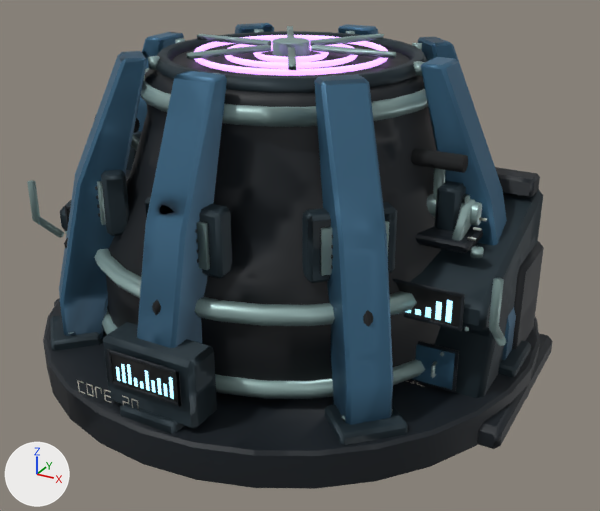
One commit to the glTF model public/assets/p11/reactor/reactor.glb: the scene before it, then after it.
Rendered twice from a 50 mm camera at (3.35, -5.94, 3.8) aimed at (0.16, -0.14, 0.9). The axes (+X, +Y, +Z) are drawn at lower left. The lights are the same throughout. The older version comes first. Where no turn or scale is listed for an object, it has been applied to the vertices. Vertices at exactly the same position are counted once.

The first picture shows 'manual-authorisation-dais--e9-body', 'manual-authorisation-dais--e9-dark', 'manual-authorisation-dais--e9-trim', 'manual-authorisation-dais--p11-rubber', 'manual-authorisation-dais--p11-tint', 'manual-authorisation-dais--p11-tint-metal', 'reactor-crown--e9-body', 'reactor-crown--e9-dark', 'reactor-crown--e9-trim', 'reactor-crown--e9-violet', 'reactor-crown--p11-tint', 'reactor-crown--p11-tint-metal' and 4 more.
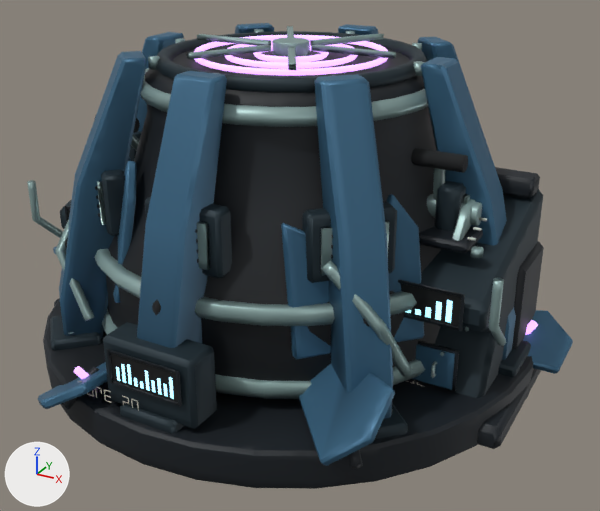
Changed parts and their boxes (x1, y1, x2, y2) in the pictures (600 x 511 px):
'reactor-crown--e9-dark', reshaped
    before: (43, 43, 540, 489)
    after: (43, 43, 534, 489)
'reactor-crown--p11-tint-metal', reshaped (17% wider, 10% taller)
    before: (59, 23, 516, 425)
    after: (38, 23, 573, 466)
'reactor-crown--e9-trim', reshaped
    before: (68, 26, 470, 420)
    after: (55, 26, 470, 411)
part 1 of me_flange_001, surface changed
    both: (27, 169, 506, 378)
part 2 of me_cartridge_cooling_slot_001, added
    after: (61, 367, 100, 410)
part 3 of me_cartridge_cooling_slot_001, surface changed
    both: (51, 43, 534, 469)
part 4 of me_cartridge_cooling_slot_001, recoloured
    both: (56, 148, 534, 469)
part 5 of me_aperture_safety_rib_001, added
    after: (55, 219, 94, 321)
part 6 of me_aperture_safety_rib_001, added
    after: (321, 260, 412, 378)
part 7 of me_aperture_safety_rib_001, surface changed
    before: (68, 27, 470, 420)
    after: (68, 27, 470, 399)
part 8 of me_aperture_safety_rib_001, recoloured
    before: (94, 181, 419, 420)
    after: (94, 181, 419, 399)
part 9 of me_induction_winding_001, added
    after: (525, 320, 538, 335)
part 10 of me_induction_winding_001, added
    after: (74, 366, 89, 379)
part 11 of me_structural_quadrant_001, added
    after: (38, 157, 137, 409)
part 12 of me_structural_quadrant_001, added (blue)
    after: (281, 194, 573, 466)
part 13 of me_structural_quadrant_001, surface changed
    both: (61, 23, 515, 419)

The change in detail:
me_flange_001 has 1068 vertices, 1852 faces and spans x -2.13..2.13, y -0.99..0.19, z 0.35..2.01.
me_flange_001 is used by ob_manual_authorisation_dais__e9_trim; location (0.0, 0.0, 0.0).
me_flange_001 part 1: 1844 kept faces spanning x -2.13..2.13, y -0.99..0.19, z 0.35..2.01 get new texture (UV) coordinates.
me_cartridge_cooling_slot_001 is used by ob_reactor_crown__e9_dark; location (0.0, 0.0, 0.0).
me_cartridge_cooling_slot_001 had 832 vertices, 1508 faces and spanned x -2.2..2.2, y -2.2..2.2, z 0.0..2.55.
me_cartridge_cooling_slot_001 now has 940 vertices, 1700 faces and spans x -2.27..2.27, y -2.2..2.2, z 0.0..2.55.
me_cartridge_cooling_slot_001 part 2: a new loose piece of 18 vertices spanning x -0.81..-0.53, y -2.17..-1.57, z 0.12..0.46, in mat_e9_dark.
me_cartridge_cooling_slot_001 part 3: 1506 kept faces spanning x -2.2..2.2, y -2.2..2.2, z 0.0..2.55 get new texture (UV) coordinates.
me_cartridge_cooling_slot_001 part 4: 193 kept faces spanning x -2.2..2.2, y -2.17..2.17, z 0.03..2.15 get new vertex colours.
Other edits to the shape of me_cartridge_cooling_slot_001 do not show in these pictures.
me_aperture_safety_rib_001 is used by ob_reactor_crown__e9_trim; location (0.0, 0.0, 0.0).
me_aperture_safety_rib_001 had 1776 vertices, 3332 faces and spanned x -1.99..1.99, y -1.99..1.99, z 0.42..2.7.
me_aperture_safety_rib_001 now has 2118 vertices, 3956 faces and spans x -2.14..2.14, y -2.05..2.05, z 0.11..2.7.
me_aperture_safety_rib_001 part 5: 114 vertices added at x -2.14..-0.48, y -2.05..-0.2, z 0.11..1.53.
me_aperture_safety_rib_001 part 6: 66 vertices added at x 1.01..1.57, y -1.67..-0.97, z 0.11..1.53.
me_aperture_safety_rib_001 part 7: 3318 kept faces spanning x -1.99..1.99, y -1.99..1.99, z 0.42..2.7 get new texture (UV) coordinates.
me_aperture_safety_rib_001 part 8: 635 kept faces spanning x -1.99..1.73, y -1.73..1.69, z 0.42..1.8 get new vertex colours.
Other edits to the shape of me_aperture_safety_rib_001 do not show in these pictures.
me_induction_winding_001 is used by ob_reactor_crown__e9_violet; location (0.0, 0.0, 0.0).
me_induction_winding_001 had 480 vertices, 960 faces and spanned x -0.79..0.79, y -0.79..0.79, z 2.58..2.62.
me_induction_winding_001 now has 588 vertices, 1152 faces and spans x -1.41..2.13, y -2.04..1.66, z 0.15..2.62.
me_induction_winding_001 part 9: a new loose piece of 18 vertices spanning x 1.74..2.13, y 0.28..0.42, z 0.15..0.52, in mat_e9_violet.
me_induction_winding_001 part 10: a new loose piece of 18 vertices spanning x -0.75..-0.57, y -2.04..-1.66, z 0.15..0.52, in mat_e9_violet.
Other edits to the shape of me_induction_winding_001 do not show in these pictures.
me_structural_quadrant_001 is used by ob_reactor_crown__p11_tint_metal; location (0.0, 0.0, 0.0).
me_structural_quadrant_001 had 320 vertices, 608 faces and spanned x -2.02..2.02, y -2.02..2.02, z 0.3..2.65.
me_structural_quadrant_001 now has 662 vertices, 1256 faces and spans x -2.41..2.41, y -2.33..2.33, z 0.11..2.65.
me_structural_quadrant_001 part 11: 228 vertices added at x -2.41..1.06, y -2.33..2.33, z 0.11..1.95.
me_structural_quadrant_001 part 12: 114 vertices added at x 0.68..2.41, y -1.96..0.72, z 0.21..1.84.
me_structural_quadrant_001 part 13: 608 kept faces spanning x -2.02..2.02, y -2.02..2.02, z 0.3..2.65 get new texture (UV) coordinates.
